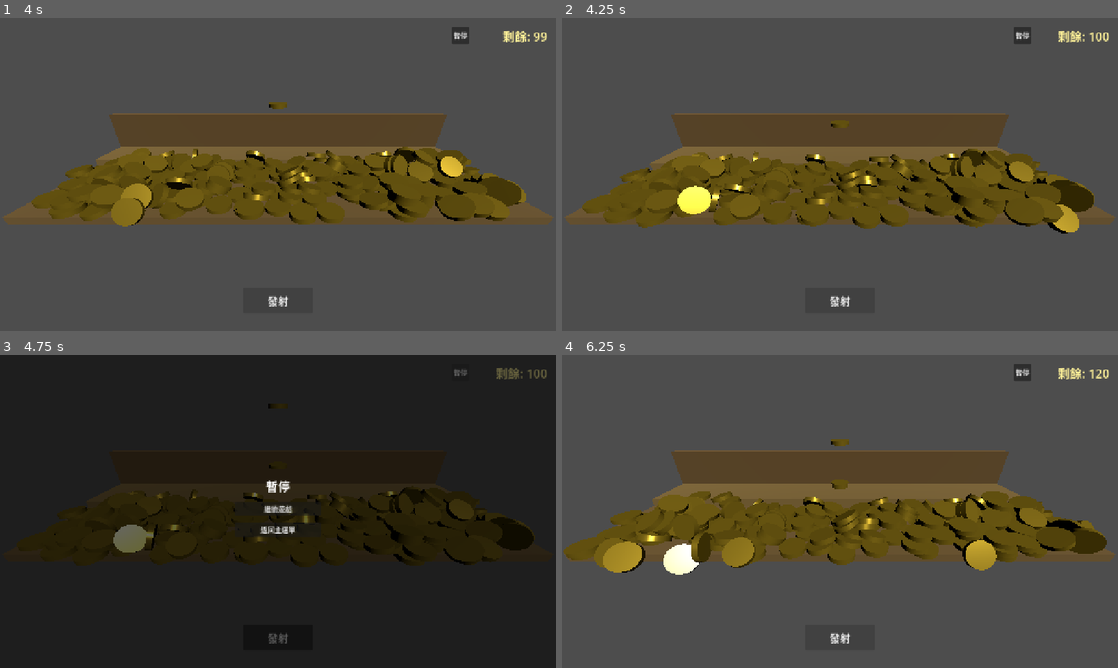
Above: before the commit, frames 1-4 (two rows, left to right).
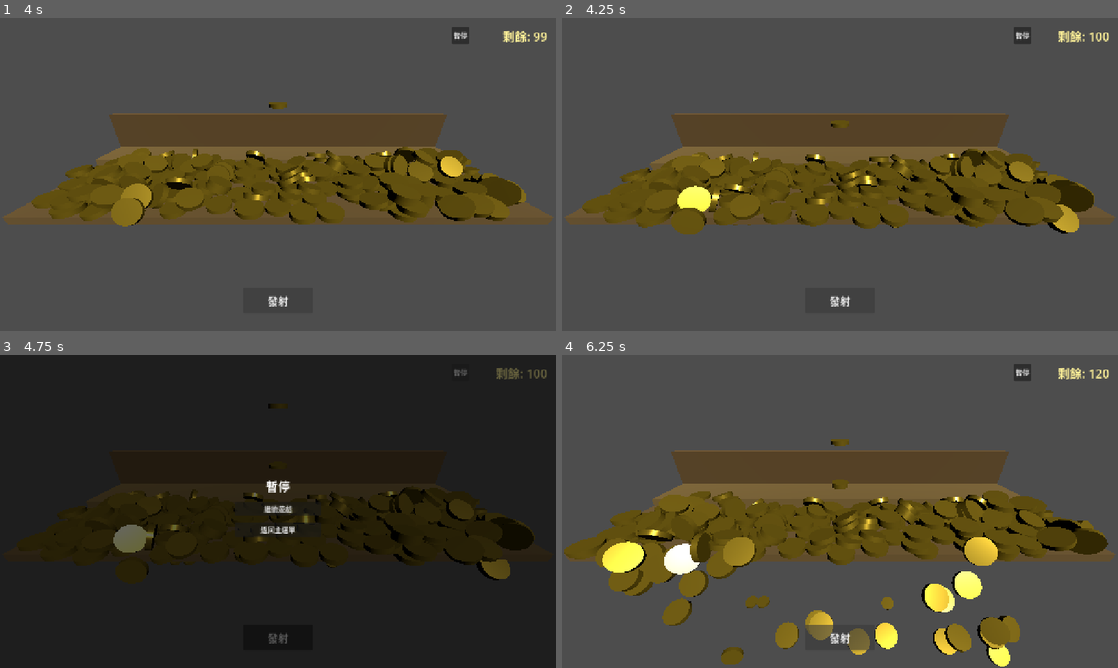
Above: after the commit, the same moments.

Repository: disabledman/mmPushGold
Game: Godot game, scene res://scenes/Logo.tscn
The game is run twice, just before and just after one commit, with the same random seed, the same clock (stepped at 60 frames per second) and the same inputs.
Inputs (mouse positions are in pixels of both pictures, inside the frame that each line leads up to):
- Up to frame 1 (4 s): tap Enter at 0.5, 2 s; click (278, 174) at 0.67 s; tap Space at 1.25 s; move the mouse to (166, 190) at 1.27 s; click (166, 190) at 1.42 s; move the mouse to (333, 105) at 2.02 s; click (333, 105) at 2.17 s; click "開始遊戲" at 2.75 s; click "發射" at 3.5 s
- Up to frame 2 (4.25 s): no input
- Up to frame 3 (4.75 s): click "暫停" at 4.25 s
- Up to frame 4 (6.25 s): click "繼續遊戲" at 5 s; click "發射" at 5.75 s

Frame 1 is identical in both runs. In frame 2, 0.4% of the frame differs, in the area x 19-61%, y 60-70%; in frame 3, 0.4%; in frame 4, 8.1%, in the area x 0-99%, y 40-100%.

Commit message:
Updated 掉落效果

Diff:
--- a/scripts/Game.gd
+++ b/scripts/Game.gd
@@ -32,7 +32,11 @@
 @export var upper_layer_cycle_seconds: float = 0.0 # 0=使用 GameManager.UpperLayerCycleSeconds
 
 # 掉出畫面外的 Y 閾值，低於此值則回收
-const CoinRecycleThresholdY := -2.0
+# 注意：掉幣區命中的金幣會繼續往下掉一段，讓玩家看得到它離開畫面後才消失
+const CoinRecycleThresholdY := -6.0
+
+const CollectedMetaKey := &"collected"
+const CollectedFallSpeed := 6.0
 
 # 下層平台範圍（用於散佈初始金幣）
 const LowerLayerMinX := -5.5
@@ -285,9 +289,21 @@
 	if _game_over:
 		return
 
+	if coin.has_meta(CollectedMetaKey):
+		return
+	coin.set_meta(CollectedMetaKey, true)
+
 	_coins_collected += 1
 	_coins_remaining += 1
-	coin.queue_free()
+
+	# 命中掉幣區後：不要立刻消失，讓它垂直掉到畫面外再由回收邏輯清掉
+	if coin is RigidBody3D:
+		var rb := coin as RigidBody3D
+		rb.sleeping = false
+		rb.collision_layer = 0
+		rb.collision_mask = 0
+		rb.linear_velocity = Vector3(0.0, -CollectedFallSpeed, 0.0)
+		rb.angular_velocity = Vector3.ZERO
 	_update_coins_label()
 
 
